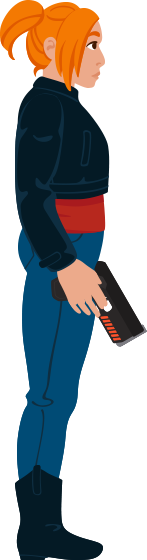
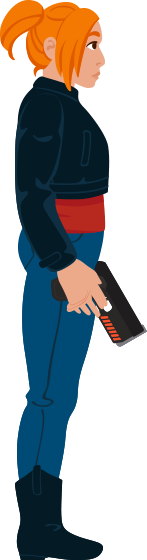
Comparing the layer stacks of the two 147x560 images. Changes:
added layer "hand front - grab" in group "hand front" over [66, 289, 91, 312]
added layer "hand back - grab" in group "hand back" over [66, 289, 91, 310]
